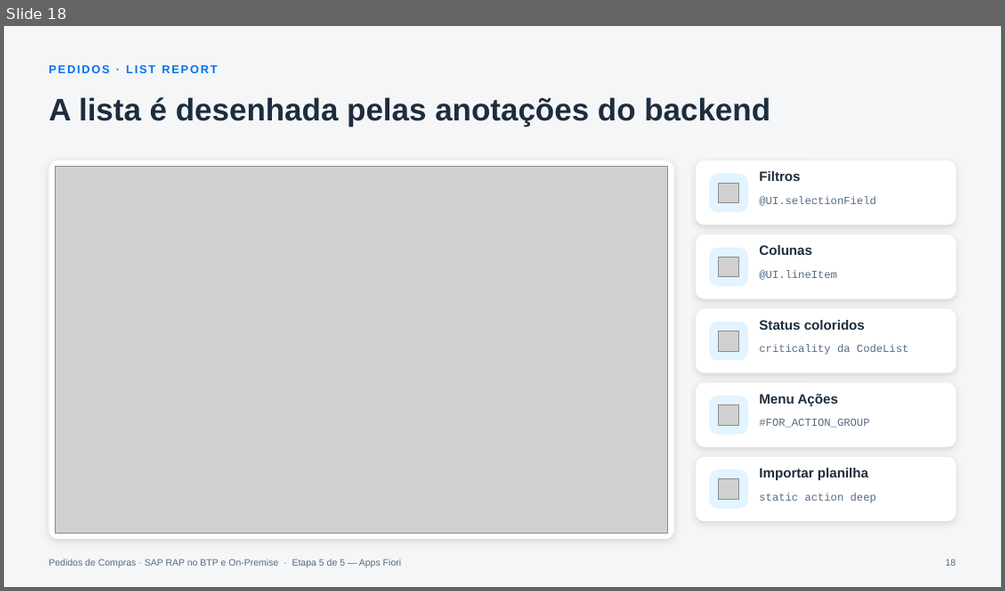
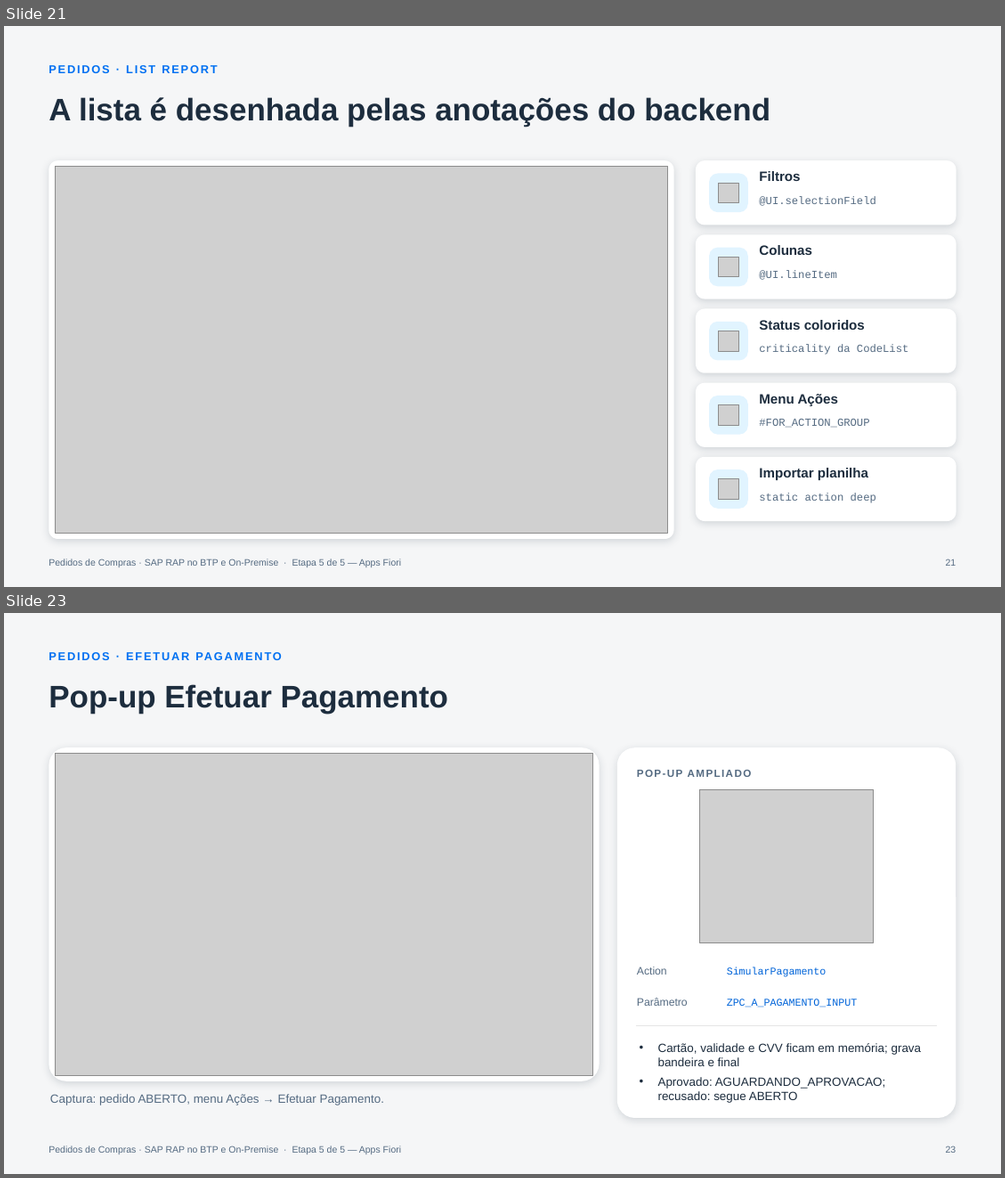
Before and after one commit to AdrianoBispo/sap-abap-rap-pedidos-de-compras-app, a slide deck: docs/apresentacoes/05-apps-fiori.pptx. Shown one above the other, each under a label of ours: slide 18 before the commit, slides 21 and 23 after it; the slides between them are not shown. The pictures are 1005x591 and 1005x1178 pixels, drawn with LibreOffice and Linux fonts; fonts in the diff are those of the drawing; grey boxes stand for pictures. Boxes give left, top, right and bottom in pixels: in the first picture for what was removed or moved away, otherwise in the second. Text is boxed around its words. In the diff, an @@ line names an element or a change of style, - is before the commit and + after.

```diff
--- a/docs/apresentacoes/05-apps-fiori.pptx
+++ b/docs/apresentacoes/05-apps-fiori.pptx
@@ slide 23 added at [4, 613, 1001, 1174], background #F5F6F7; not listed: 1 template element that a slide beside it also shows @@
@@ text added at [48, 644, 797, 666], 11 pt, text #0070F2, bold @@
+PEDIDOS · EFETUAR PAGAMENTO
@@ title added at [48, 684, 448, 714], 30 pt, text #1D2D3E, bold @@
+Pop-up Efetuar Pagamento
@@ rounded rectangle added at [48, 747, 599, 1081], fill #FFFFFF @@
@@ picture added at [55, 754, 593, 1075] @@
@@ rounded rectangle added at [617, 747, 956, 1118], fill #FFFFFF @@
@@ text added at [637, 770, 752, 777], 10 pt, text #556B82, bold @@
+POP-UP AMPLIADO
@@ picture added at [699, 789, 874, 943] @@
@@ text added at [637, 966, 667, 974], 10.5 pt, text #556B82 @@
+Action
@@ text added at [727, 966, 826, 977], 10 pt, text #0064D9 @@
+SimularPagamento
@@ text added at [637, 997, 688, 1005], 10.5 pt, text #556B82 @@
+Parâmetro
@@ text added at [727, 998, 858, 1007], 10 pt, text #0064D9 @@
+ZPC_A_PAGAMENTO_INPUT
@@ line added from (636, 1026) to (938, 1026), #E5E5E5 1 pt @@
@@ text added at [658, 1043, 922, 1103], 11.5 pt, text #1D2D3E @@
+• Cartão, validade e CVV ficam em memória; grava bandeira e final
+• Aprovado: AGUARDANDO_APROVACAO; recusado: segue ABERTO
@@ rounded rectangle added at [48, 1090, 599, 1120], 11.5 pt, text #556B82 @@
+Captura: pedido ABERTO, menu Ações → Efetuar Pagamento.
@@ page number added at [946, 1145, 956, 1152], 9 pt, text #556B82 @@
+23
@@ what was slide 18 is now slide 21 @@
@@ page number at [946, 558, 956, 565]: text changed @@
-18
+21
```
Also in this commit, not shown: 11 other slides added.
